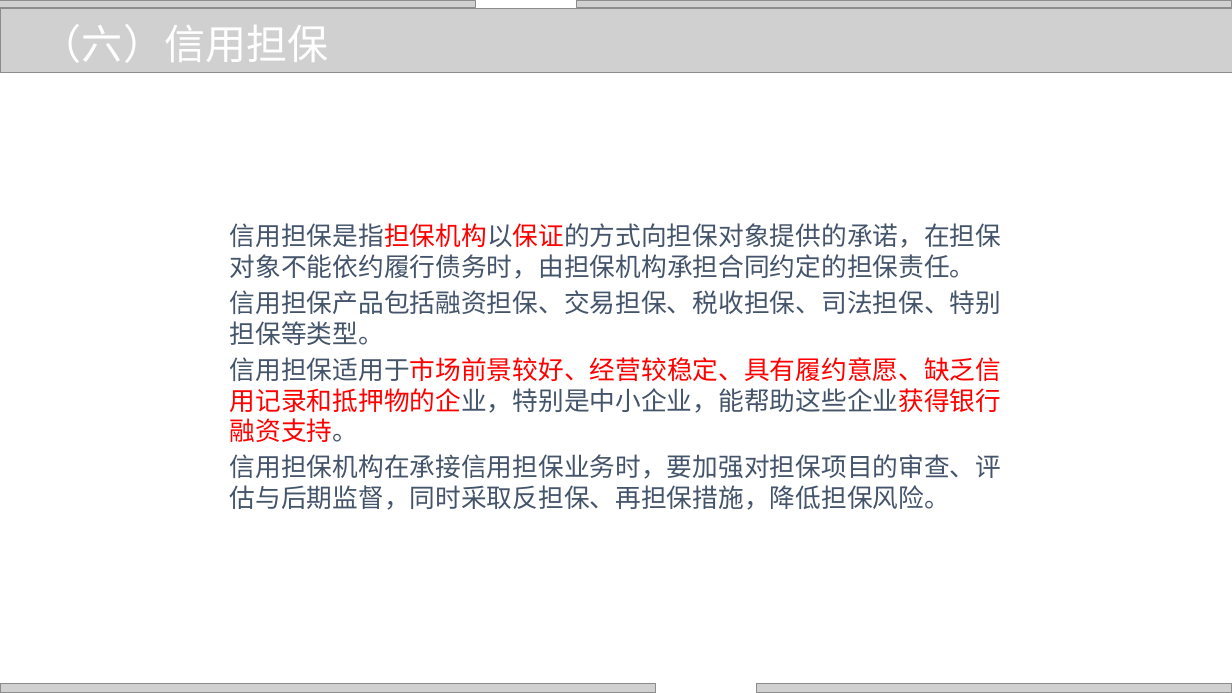
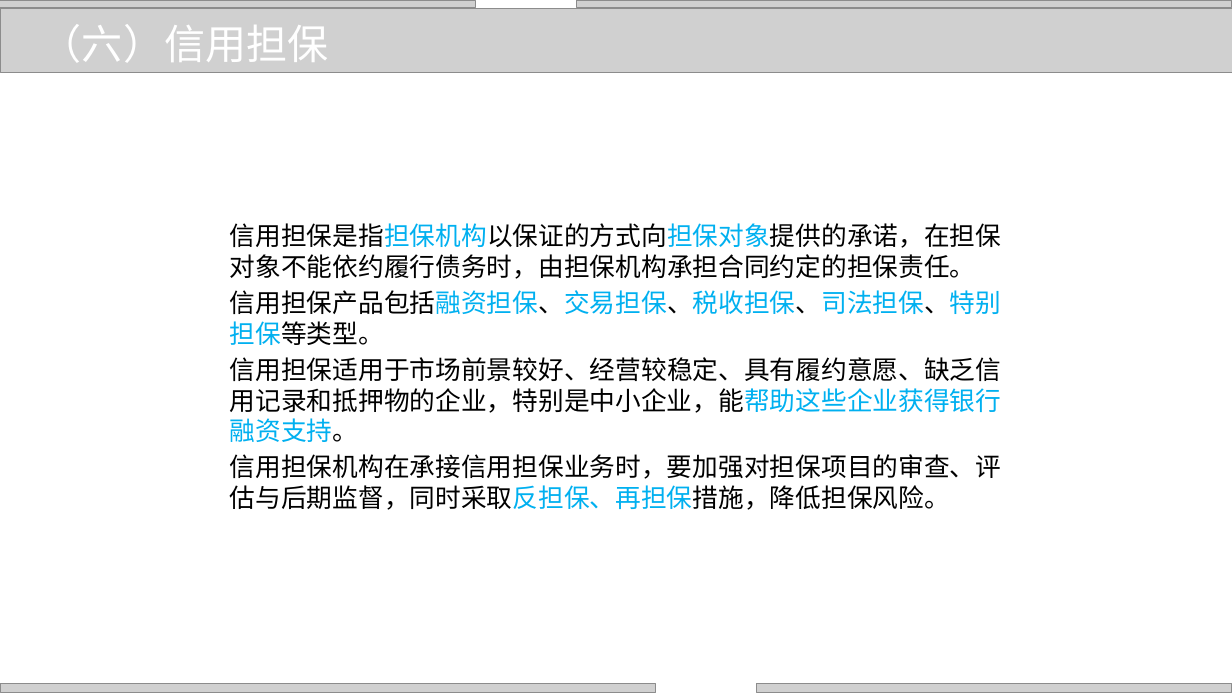
Before and after one commit to zhangjianzhang/internet_credit, a slide deck: slide 12 of files/slides/lecture_19.pptx. Drawn at 1232x693 pixels with LibreOffice and Linux fonts; fonts in the diff are those of the drawing; grey boxes stand for pictures; background and template pictures are left out. Boxes give left, top, right and bottom in pixels: in the first picture for what was removed or moved away, otherwise in the second. Text is boxed around its words. In the diff, an @@ line names an element or a change of style, - is before the commit and + after.

```diff
--- a/files/slides/lecture_19.pptx
+++ b/files/slides/lecture_19.pptx
@@ text "信用担保是指担保机构以保证的方式向担保对象提供的承诺，在担保对象不能依约履行债务时，由担保机构承担合同约定的担保责任。" at (230,223,1001,510): text colour #44546A to #000000, text colour #44546A to #00B0F0 in "信用担保是指担保机构以保证的方式向担保对象提供的承诺，在担保对象不能依约履行债务时，由担保机构承担合同约定的担保责任。", "信用担保产品包括融资担保、交易担保、税收担保、司法担保、特别担保等类型。", "信用担保适用于市场前景较好、经营较稳定、具有履约意愿、缺乏信用记录和抵押物的企业，特别是中小企业，能帮助这些企业获得银行 ...", "信用担保机构在承接信用担保业务时，要加强对担保项目的审查、评估与后期监督，同时采取反担保、再担保措施，降低担保风险。"; text colour #FF0000 to #00B0F0, text colour #FF0000 to #000000 in "信用担保是指担保机构以保证的方式向担保对象提供的承诺，在担保对象不能依约履行债务时，由担保机构承担合同约定的担保责任。", "信用担保适用于市场前景较好、经营较稳定、具有履约意愿、缺乏信用记录和抵押物的企业，特别是中小企业，能帮助这些企业获得银行 ..." @@
```
Also in this commit, not shown: 24 other slides changed, 7 other files.
